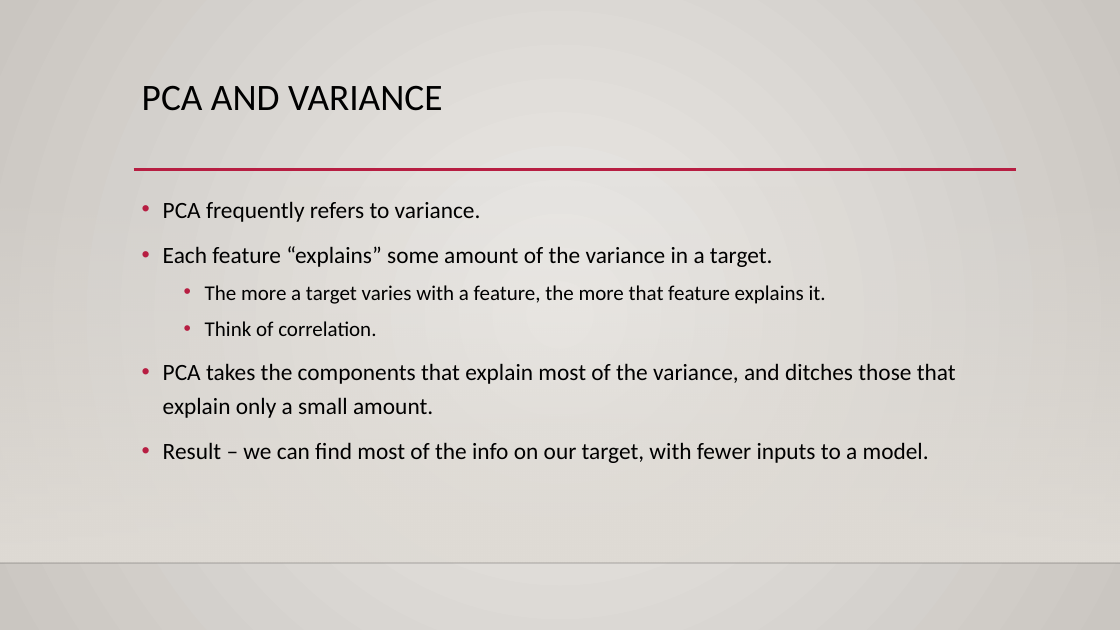
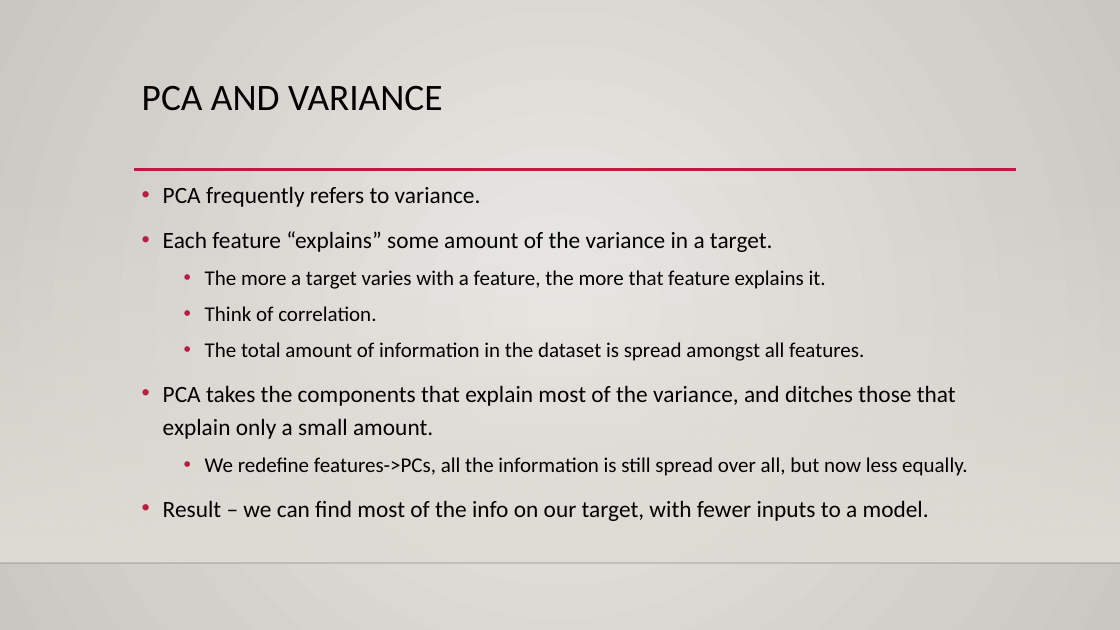
Before and after one commit to AkeemSemperDataScience/Intro_to_Machine_Learning_Students, a slide deck: slide 22 of reference_content/Slides/PCA.pptx. Drawn at 1120x630 pixels with LibreOffice and Linux fonts; fonts in the diff are those of the drawing; background and template pictures are left out. Boxes give left, top, right and bottom in pixels: in the first picture for what was removed or moved away, otherwise in the second. Text is boxed around its words. In the diff, an @@ line names an element or a change of style, - is before the commit and + after.

```diff
--- a/reference_content/Slides/PCA.pptx
+++ b/reference_content/Slides/PCA.pptx
@@ text "PCA frequently refers to variance.": place and size @@
-text "PCA frequently refers to variance." at (163,201,956,463)
+text "PCA frequently refers to variance." at (163,186,968,521)
@@ text at (205,342,864,361): paragraph added @@
+  • The total amount of information in the dataset is spread amongst all features.
@@ text at (205,457,968,476): paragraph added @@
+  • We redefine features->PCs, all the information is still spread over all, but now less equally.
```
Also in this commit, not shown: 1 other slide changed, 5 other files.
